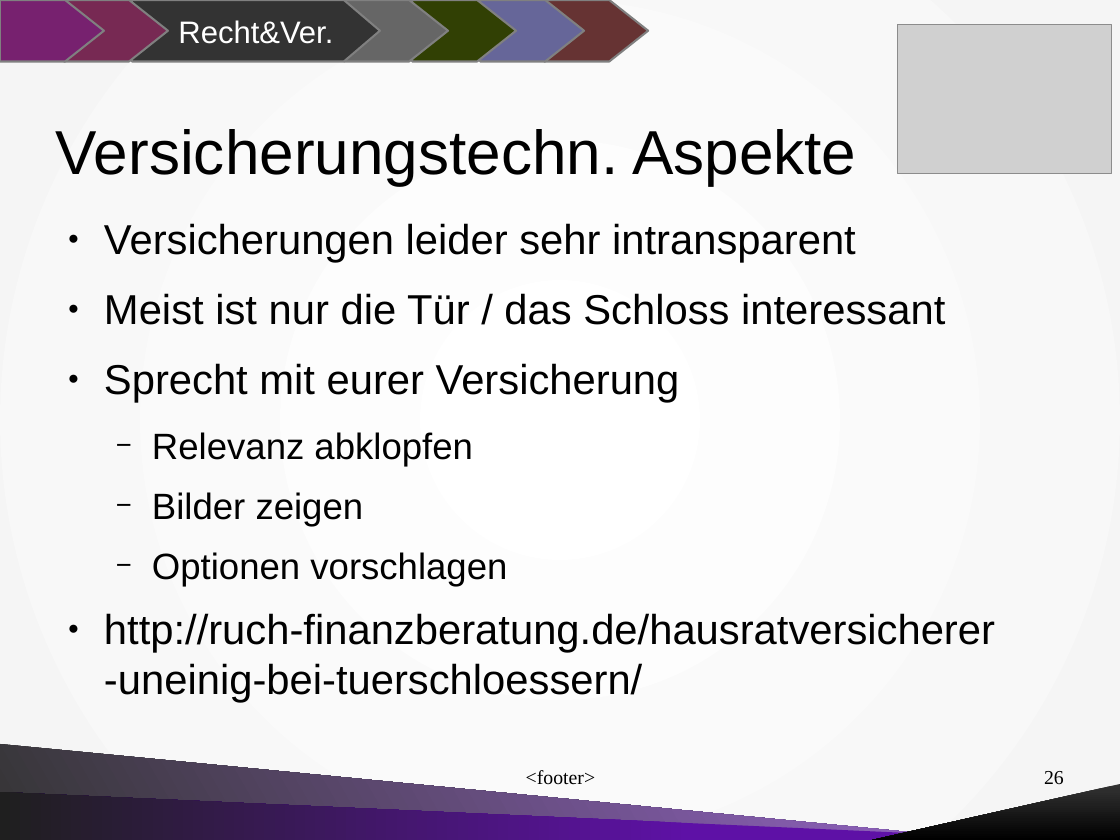
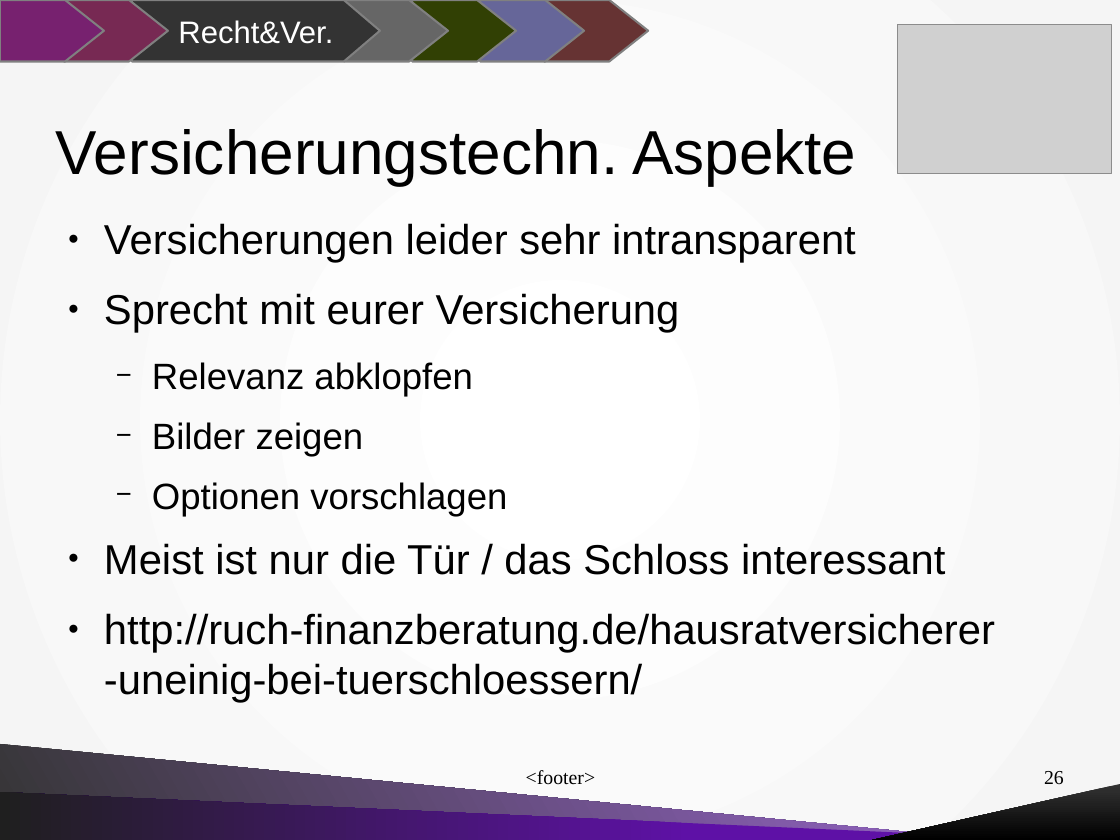
Before and after one commit to mdrobisch/roseguarden, a slide deck: slide 26 of documentation/presentations/Talk_at_VOW_Dresden_Germany_2015-11-06.odp. Drawn at 1120x840 pixels with LibreOffice and Linux fonts; fonts in the diff are those of the drawing; grey boxes stand for pictures. Boxes give left, top, right and bottom in pixels: in the first picture for what was removed or moved away, otherwise in the second. Text is boxed around its words. In the diff, an @@ line names an element or a change of style, - is before the commit and + after.

```diff
--- a/documentation/presentations/Talk_at_VOW_Dresden_Germany_2015-11-06.odp
+++ b/documentation/presentations/Talk_at_VOW_Dresden_Germany_2015-11-06.odp
@@ text at bbox=[104, 293, 945, 325]: paragraph removed @@
-● Meist ist nur die Tür / das Schloss interessant
@@ text at bbox=[104, 543, 945, 575]: paragraph added @@
+● Meist ist nur die Tür / das Schloss interessant
```
Also in this commit, not shown: 6 other slides changed, 22 slides added, 2 slides removed.
